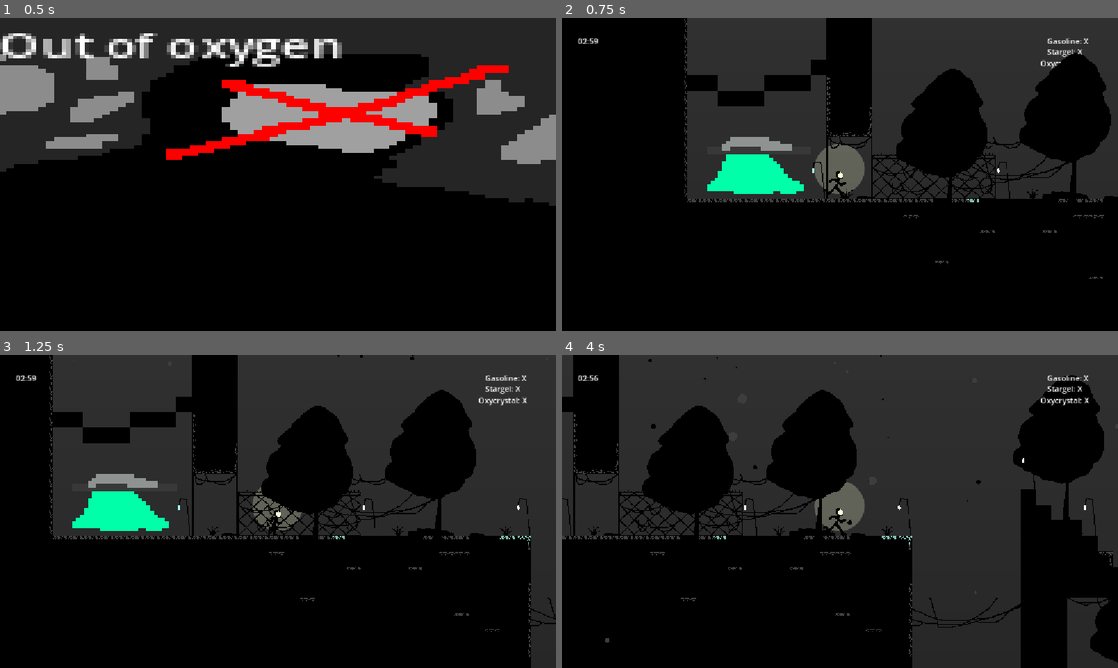
Above: before the commit, frames 1-4 (two rows, left to right).
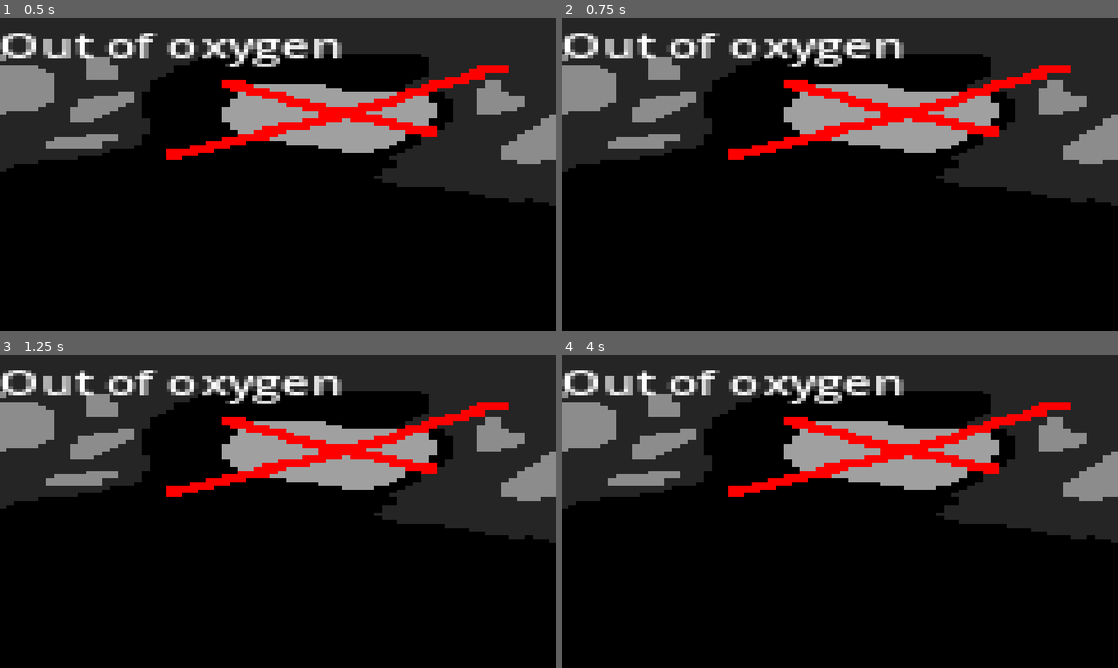
Above: after the commit, the same moments.

Repository: RainbowDash0804/Haven-Game
Game: Godot game, scene res://death.tscn
The game is run twice, just before and just after one commit, with the same random seed, the same clock (stepped at 60 frames per second) and the same inputs. This scene is started directly instead of the project's main scene.
Inputs:
- Up to frame 1 (0.5 s): no input
- Up to frame 2 (0.75 s): tap Enter (ui_accept) at 0.5, 0.6 s; hold Right (ui_right) from 0.53 s (still down)
- Up to frame 3 (1.25 s): keep holding Right (ui_right); tap Enter (ui_accept) at 0.77, 1.07 s
- Up to frame 4 (4 s): tap Enter (ui_accept) at 1.35, 1.52, 1.82, 2.1, 2.85, 3.02, 3.32, 3.6, 3.77 s; release Right (ui_right) at 2.03 s; hold Left (ui_left) 2.03-2.78 s; hold Right (ui_right) from 2.78 s (still down)

Frame 1 is identical in both runs. In frame 2, 39% of the frame differs, in the area x 0-100%, y 0-84%; in frame 3, 36%; in frame 4, 46%, in the area x 0-100%, y 0-100%.

Commit message:
win screen

Diff:
--- a/bounce/death.gd
+++ b/bounce/death.gd
@@ -10,7 +10,7 @@
 func _process(delta: float) -> void:
 	if Input.is_action_just_pressed("ui_accept"):
 		match Variables.level:
-				0:
-					get_tree().change_scene_to_file("res://world.tscn")
-				1:
-					get_tree().change_scene_to_file("res://level2.tscn")
+			0:
+				get_tree().change_scene_to_file("res://world.tscn")
+			1:
+				get_tree().change_scene_to_file("res://level2.tscn")
--- a/bounce/movement.gd
+++ b/bounce/movement.gd
@@ -50,7 +50,6 @@
 			velocity += get_gravity().normalized() * dive_speed * delta
 			if bounce:
 				velocity.y = prev_y * -0.6
-				print(velocity.y)
 				bounce = false
 
 func transition_movement_states(new_state: MovementStates) -> MovementStates:
@@ -98,14 +97,13 @@
 				get_tree().change_scene_to_file("res://level2.tscn")
 				Variables.level = 1
 			1:
-				#win
-				get_tree().change_scene_to_file("res://level2.tscn")
+				print("yay")
+				get_tree().change_scene_to_file("res://win_screen.tscn")
 
 	var direction := Input.get_axis("ui_left", "ui_right")
 	if is_on_floor() or coyote_time < 0.1:
 		diving = false
 		if prev_y > 100.0 and state == MovementStates.DIVING and not bounce and Variables.bounce_enable:
-			print(prev_y)
 			bounce = true
 			new_state = MovementStates.DIVING
 		elif direction:
--- a/bounce/variables.gd
+++ b/bounce/variables.gd
@@ -1,6 +1,6 @@
 extends Node
 
-var level = 0
+var level = -1
 var bounce_enable = false
 var sprint_enable = false
 
--- /dev/null
+++ b/bounce/win_screen.tscn
@@ -0,0 +1,56 @@
+[gd_scene format=3 uid="uid://2qaccp53olwv"]
+
+[ext_resource type="Texture2D" uid="uid://dhguto1oqybiy" path="res://win.png" id="1_l5t5q"]
+[ext_resource type="Texture2D" uid="uid://cd50a5xnww6ih" path="res://words.png" id="2_1txte"]
+[ext_resource type="Texture2D" uid="uid://tyv1dfj33a6j" path="res://SHip.png" id="3_26557"]
+
+[sub_resource type="Gradient" id="Gradient_luvg0"]
+colors = PackedColorArray(0, 0, 0, 1, 0.28729492, 0.28729492, 0.2872949, 1)
+
+[sub_resource type="GradientTexture2D" id="GradientTexture2D_5hoe6"]
+gradient = SubResource("Gradient_luvg0")
+fill_from = Vector2(1, 0.9364162)
+fill_to = Vector2(0.99710983, 0)
+
+[sub_resource type="RectangleShape2D" id="RectangleShape2D_g6jvr"]
+size = Vector2(26.62135, 17.300798)
+
+[node name="Win screen" type="Node2D" unique_id=1758503266]
+position = Vector2(-68, -41)
+
+[node name="Background" type="Sprite2D" parent="." unique_id=966957503]
+light_mask = 2
+z_index = -5
+position = Vector2(1043.0001, 1070)
+scale = Vector2(105.828125, 80.95315)
+texture = SubResource("GradientTexture2D_5hoe6")
+
+[node name="Words" type="Sprite2D" parent="." unique_id=85493522]
+texture_filter = 1
+position = Vector2(519.5873, 348.21558)
+rotation = -0.021163238
+scale = Vector2(10.057348, 7.957575)
+texture = ExtResource("2_1txte")
+
+[node name="Bounce Man" type="Sprite2D" parent="." unique_id=2004134504]
+texture_filter = 1
+position = Vector2(732.3102, 343.10464)
+rotation = -0.19352394
+scale = Vector2(-1.8695716, 1.5747434)
+texture = ExtResource("1_l5t5q")
+
+[node name="Ship" type="Sprite2D" parent="." unique_id=975749868]
+z_index = -5
+texture_filter = 1
+position = Vector2(766.31024, 379.10468)
+rotation = -0.3070892
+scale = Vector2(11.705944, 10.949381)
+texture = ExtResource("3_26557")
+
+[node name="Area2D" type="Area2D" parent="Ship" unique_id=267303142]
+position = Vector2(15.377432, -3.4157305)
+
+[node name="CollisionShape2D" type="CollisionShape2D" parent="Ship/Area2D" unique_id=166640073]
+position = Vector2(-15.473022, 9.213862)
+scale = Vector2(0.9999995, 0.9999994)
+shape = SubResource("RectangleShape2D_g6jvr")
Binary file added: bounce/win.png
Not shown, added: bounce/win.png.import
Binary file added: bounce/words.png
Not shown, added: bounce/words.png.import
